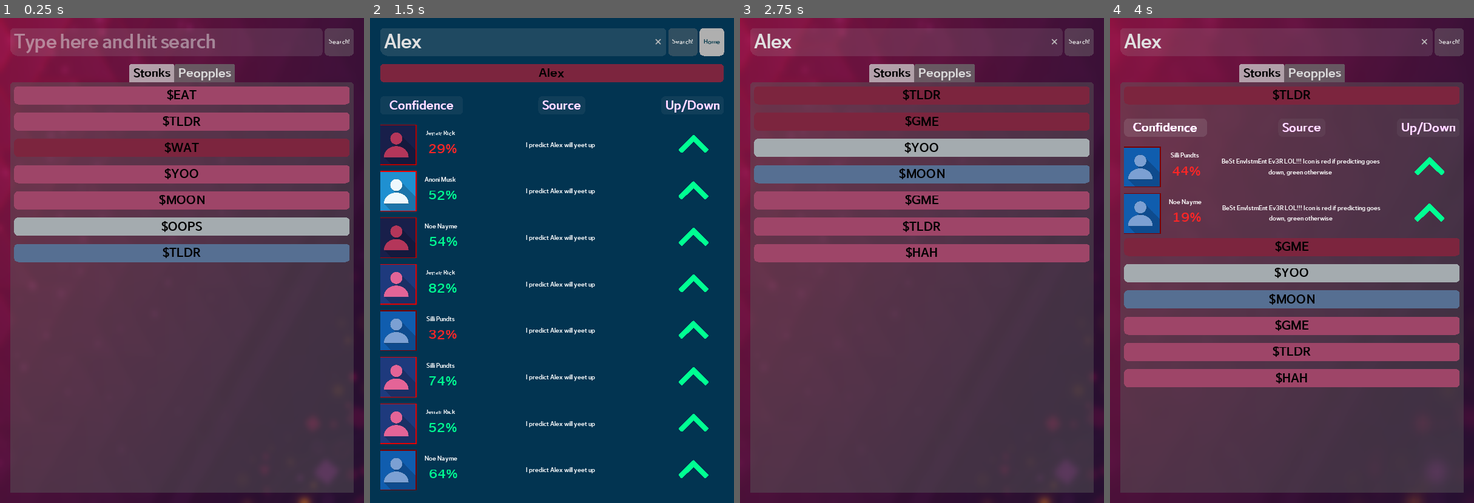
Above: before the commit, frames 1-4 (left to right).
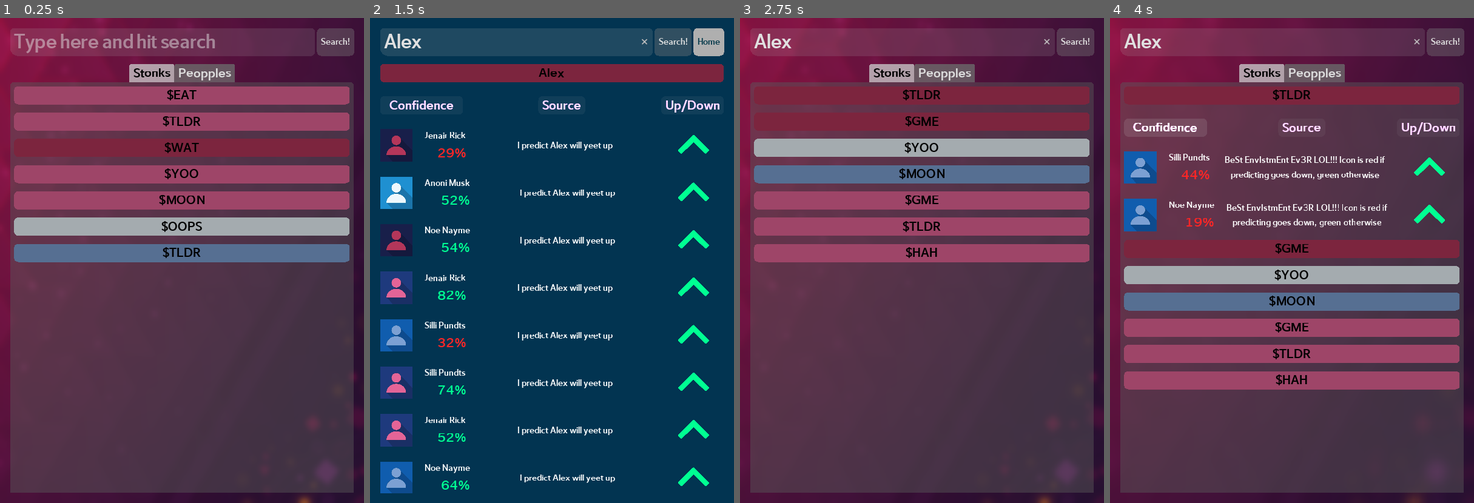
Above: after the commit, the same moments.

Repository: Hackathons-Other/AARC
Game: Godot game, scene res://Scene/Home.tscn
Two runs of this game, one before a commit and one after it. Both use one fixed random seed, a clock stepped at 60 frames per second and the inputs below.
Inputs (mouse positions are in pixels of both pictures, inside the frame that each line leads up to):
- Up to frame 1 (0.25 s): no input
- Up to frame 2 (1.5 s): click (537, 42) at 0.52 s; type "Alex" at 0.6 s; click "Search!" at 1.25 s
- Up to frame 3 (2.75 s): click "Home" at 2 s
- Up to frame 4 (4 s): click "$TLDR" at 2.75 s; click "Confidence" at 3.5 s

The runs differ from the first frame. In frame 1, 0.1% of the frame differs, in the area x 85-98%, y 2-8%; in frame 2, 8.4%, in the area x 2-97%, y 2-98%; in frame 3, 0.2%; in frame 4, 7.9%.

Commit message:
Update theme

Diff:
--- a/DeMythyfi_App/Font/Typori_Paragraph.tres
+++ b/DeMythyfi_App/Font/Typori_Paragraph.tres
@@ -3,4 +3,5 @@
 [ext_resource path="res://Font/LTBulletin-Medium.ttf" type="DynamicFontData" id=1]
 
 [resource]
+size = 22
 font_data = ExtResource( 1 )
--- a/DeMythyfi_App/Refactor/Home.tscn
+++ b/DeMythyfi_App/Refactor/Home.tscn
@@ -97,14 +97,14 @@
 
 [node name="Stonks" type="VBoxContainer" parent="Body/TabContainer/Stonks"]
 margin_right = 664.0
-margin_bottom = 2098.0
+margin_bottom = 2140.0
 size_flags_horizontal = 3
 size_flags_vertical = 3
 custom_constants/separation = 16
 
 [node name="MarginContainer" type="VBoxContainer" parent="Body/TabContainer/Stonks/Stonks" instance=ExtResource( 7 )]
 margin_right = 664.0
-margin_bottom = 286.0
+margin_bottom = 292.0
 theme = ExtResource( 4 )
 custom_constants/separation = 28
 script = ExtResource( 2 )
@@ -113,9 +113,9 @@
 }
 
 [node name="MarginContainer2" type="VBoxContainer" parent="Body/TabContainer/Stonks/Stonks" instance=ExtResource( 7 )]
-margin_top = 302.0
+margin_top = 308.0
 margin_right = 664.0
-margin_bottom = 588.0
+margin_bottom = 600.0
 theme = ExtResource( 4 )
 custom_constants/separation = 28
 script = ExtResource( 2 )
@@ -124,9 +124,9 @@
 }
 
 [node name="MarginContainer3" type="VBoxContainer" parent="Body/TabContainer/Stonks/Stonks" instance=ExtResource( 7 )]
-margin_top = 604.0
+margin_top = 616.0
 margin_right = 664.0
-margin_bottom = 890.0
+margin_bottom = 908.0
 theme = ExtResource( 4 )
 custom_constants/separation = 28
 script = ExtResource( 2 )
@@ -135,9 +135,9 @@
 }
 
 [node name="MarginContainer4" type="VBoxContainer" parent="Body/TabContainer/Stonks/Stonks" instance=ExtResource( 7 )]
-margin_top = 906.0
+margin_top = 924.0
 margin_right = 664.0
-margin_bottom = 1192.0
+margin_bottom = 1216.0
 theme = ExtResource( 4 )
 custom_constants/separation = 28
 script = ExtResource( 2 )
@@ -146,9 +146,9 @@
 }
 
 [node name="MarginContainer5" type="VBoxContainer" parent="Body/TabContainer/Stonks/Stonks" instance=ExtResource( 7 )]
-margin_top = 1208.0
+margin_top = 1232.0
 margin_right = 664.0
-margin_bottom = 1494.0
+margin_bottom = 1524.0
 theme = ExtResource( 4 )
 custom_constants/separation = 28
 script = ExtResource( 2 )
@@ -157,9 +157,9 @@
 }
 
 [node name="MarginContainer6" type="VBoxContainer" parent="Body/TabContainer/Stonks/Stonks" instance=ExtResource( 7 )]
-margin_top = 1510.0
+margin_top = 1540.0
 margin_right = 664.0
-margin_bottom = 1796.0
+margin_bottom = 1832.0
 theme = ExtResource( 4 )
 custom_constants/separation = 28
 script = ExtResource( 2 )
@@ -168,9 +168,9 @@
 }
 
 [node name="MarginContainer7" type="VBoxContainer" parent="Body/TabContainer/Stonks/Stonks" instance=ExtResource( 7 )]
-margin_top = 1812.0
+margin_top = 1848.0
 margin_right = 664.0
-margin_bottom = 2098.0
+margin_bottom = 2140.0
 theme = ExtResource( 4 )
 custom_constants/separation = 28
 script = ExtResource( 2 )
--- /dev/null
+++ b/DeMythyfi_App/Scene/Header.gd
@@ -0,0 +1,6 @@
+extends HBoxContainer
+
+signal sort_confidence
+
+func _on_Confidence_button_up():
+	emit_signal("sort_confidence")
--- a/DeMythyfi_App/Scene/Header.tscn
+++ b/DeMythyfi_App/Scene/Header.tscn
@@ -1,4 +1,6 @@
-[gd_scene load_steps=5 format=2]
+[gd_scene load_steps=6 format=2]
+
+[ext_resource path="res://Scene/Header.gd" type="Script" id=1]
 
 [sub_resource type="StyleBoxFlat" id=1]
 content_margin_left = 8.0
@@ -44,6 +46,7 @@
 margin_top = 55.0
 margin_right = 680.0
 margin_bottom = 94.0
+script = ExtResource( 1 )
 __meta__ = {
 "_edit_use_anchors_": false
 }
@@ -111,3 +114,4 @@
 custom_colors/font_color_hover = Color( 2.03, 1.35, 2.25, 1 )
 text = "Up/Down"
 align = 2
+[connection signal="button_up" from="Label/Confidence" to="." method="_on_Confidence_button_up"]
--- a/DeMythyfi_App/Scene/Home.tscn
+++ b/DeMythyfi_App/Scene/Home.tscn
@@ -107,7 +107,7 @@
 
 [node name="Stonks" type="VBoxContainer" parent="Home/Body/TabContainer/Stonks"]
 margin_right = 664.0
-margin_bottom = 2098.0
+margin_bottom = 2140.0
 size_flags_horizontal = 3
 size_flags_vertical = 3
 custom_constants/separation = 16
@@ -115,37 +115,37 @@
 [node name="MarginContainer" parent="Home/Body/TabContainer/Stonks/Stonks" instance=ExtResource( 4 )]
 margin_top = 0.0
 margin_right = 664.0
-margin_bottom = 286.0
+margin_bottom = 292.0
 
 [node name="MarginContainer2" parent="Home/Body/TabContainer/Stonks/Stonks" instance=ExtResource( 4 )]
-margin_top = 302.0
+margin_top = 308.0
 margin_right = 664.0
-margin_bottom = 588.0
+margin_bottom = 600.0
 
 [node name="MarginContainer3" parent="Home/Body/TabContainer/Stonks/Stonks" instance=ExtResource( 4 )]
-margin_top = 604.0
+margin_top = 616.0
 margin_right = 664.0
-margin_bottom = 890.0
+margin_bottom = 908.0
 
 [node name="MarginContainer4" parent="Home/Body/TabContainer/Stonks/Stonks" instance=ExtResource( 4 )]
-margin_top = 906.0
+margin_top = 924.0
 margin_right = 664.0
-margin_bottom = 1192.0
+margin_bottom = 1216.0
 
 [node name="MarginContainer5" parent="Home/Body/TabContainer/Stonks/Stonks" instance=ExtResource( 4 )]
-margin_top = 1208.0
+margin_top = 1232.0
 margin_right = 664.0
-margin_bottom = 1494.0
+margin_bottom = 1524.0
 
 [node name="MarginContainer6" parent="Home/Body/TabContainer/Stonks/Stonks" instance=ExtResource( 4 )]
-margin_top = 1510.0
+margin_top = 1540.0
 margin_right = 664.0
-margin_bottom = 1796.0
+margin_bottom = 1832.0
 
 [node name="MarginContainer7" parent="Home/Body/TabContainer/Stonks/Stonks" instance=ExtResource( 4 )]
-margin_top = 1812.0
+margin_top = 1848.0
 margin_right = 664.0
-margin_bottom = 2098.0
+margin_bottom = 2140.0
 
 [node name="Peopples" type="VBoxContainer" parent="Home/Body/TabContainer"]
 visible = false
--- a/DeMythyfi_App/Scene/Home/Field.tscn
+++ b/DeMythyfi_App/Scene/Home/Field.tscn
@@ -1,82 +1,10 @@
-[gd_scene load_steps=8 format=2]
+[gd_scene load_steps=6 format=2]
 
 [ext_resource path="res://Img/external-content.duckduckgo.com.jpg" type="Texture" id=1]
 [ext_resource path="res://Font/Typori_Paragraph.tres" type="DynamicFont" id=2]
 [ext_resource path="res://Scene/Home/Field.gd" type="Script" id=3]
 [ext_resource path="res://Font/Typori_Reg.tres" type="DynamicFont" id=4]
 [ext_resource path="res://Img/icon.png" type="Texture" id=5]
-
-[sub_resource type="Shader" id=1]
-code = "shader_type canvas_item;
-
-uniform vec4 color : hint_color = vec4(1.0);
-uniform float width : hint_range(0, 10) = 1.0;
-uniform int pattern : hint_range(0, 2) = 0; // diamond, circle, square
-uniform bool inside = false;
-uniform bool add_margins = true; // only useful when inside is false
-
-void vertex() {
-	if (add_margins) {
-		VERTEX += (UV * 2.0 - 1.0) * width;
-	}
-}
-
-bool hasContraryNeighbour(vec2 uv, vec2 texture_pixel_size, sampler2D texture) {
-	for (float i = -ceil(width); i <= ceil(width); i++) {
-		float x = abs(i) > width ? width * sign(i) : i;
-		float offset;
-
-		if (pattern == 0) {
-			offset = width - abs(x);
-		} else if (pattern == 1) {
-			offset = floor(sqrt(pow(width + 0.5, 2) - x * x));
-		} else if (pattern == 2) {
-			offset = width;
-		}
-
-		for (float j = -ceil(offset); j <= ceil(offset); j++) {
-			float y = abs(j) > offset ? offset * sign(j) : j;
-			vec2 xy = uv + texture_pixel_size * vec2(x, y);
-
-			if ((xy != clamp(xy, vec2(0.0), vec2(1.0)) || texture(texture, xy).a == 0.0) == inside) {
-				return true;
-			}
-		}
-	}
-
-	return false;
-}
-
-void fragment() {
-	vec2 uv = UV;
-
-	if (add_margins) {
-		vec2 texture_pixel_size = vec2(1.0) / (vec2(1.0) / TEXTURE_PIXEL_SIZE + vec2(width * 2.0));
-
-		uv = (uv - texture_pixel_size * width) * TEXTURE_PIXEL_SIZE / texture_pixel_size;
-
-		if (uv != clamp(uv, vec2(0.0), vec2(1.0))) {
-			COLOR.a = 0.0;
-		} else {
-			COLOR = texture(TEXTURE, uv);
-		}
-	} else {
-		COLOR = texture(TEXTURE, uv);
-	}
-
-	if ((COLOR.a > 0.0) == inside && hasContraryNeighbour(uv, TEXTURE_PIXEL_SIZE, TEXTURE)) {
-		COLOR.rgb = inside ? mix(COLOR.rgb, color.rgb, color.a) : color.rgb;
-		COLOR.a += (1.0 - COLOR.a) * color.a;
-	}
-}"
-
-[sub_resource type="ShaderMaterial" id=2]
-shader = SubResource( 1 )
-shader_param/color = Color( 1, 0, 0, 1 )
-shader_param/width = 10.0
-shader_param/pattern = 0
-shader_param/inside = true
-shader_param/add_margins = true
 
 [node name="Field" type="HBoxContainer"]
 margin_left = 10.0
@@ -96,7 +24,6 @@
 custom_constants/separation = 24
 
 [node name="Icon" type="TextureRect" parent="CenterContainer"]
-material = SubResource( 2 )
 margin_right = 64.0
 margin_bottom = 200.0
 rect_min_size = Vector2( 64, 64 )
@@ -118,7 +45,7 @@
 
 [node name="Name" type="Label" parent="CenterContainer/Profile"]
 margin_right = 76.0
-margin_bottom = 20.0
+margin_bottom = 26.0
 size_flags_horizontal = 5
 size_flags_vertical = 0
 custom_fonts/font = ExtResource( 2 )
@@ -131,9 +58,9 @@
 
 [node name="Percent" type="Label" parent="CenterContainer/Profile"]
 modulate = Color( 0, 1, 0.576471, 1 )
-margin_top = 24.0
+margin_top = 30.0
 margin_right = 76.0
-margin_bottom = 63.0
+margin_bottom = 67.0
 hint_tooltip = "Clicking will take you to how we calculated this score (stats)"
 mouse_filter = 1
 mouse_default_cursor_shape = 16
--- a/DeMythyfi_App/Scene/Home/Topic.gd
+++ b/DeMythyfi_App/Scene/Home/Topic.gd
@@ -38,7 +38,7 @@
 				child.hide()
 
 
-func _on_Confidence_button_up():
+func sort_confidence():
 	var i := 0
 	if descending:
 		confidences.sort_custom(CustomSort, "sort_descending")
--- a/DeMythyfi_App/Scene/Home/Topic.tscn
+++ b/DeMythyfi_App/Scene/Home/Topic.tscn
@@ -33,39 +33,33 @@
 margin_left = 0.0
 margin_top = 130.0
 margin_right = 680.0
-margin_bottom = 194.0
+margin_bottom = 197.0
 
 [node name="CenterContainer" parent="Field" index="0"]
-margin_bottom = 64.0
+margin_bottom = 67.0
 
 [node name="Icon" parent="Field/CenterContainer" index="0"]
-margin_bottom = 64.0
+margin_bottom = 67.0
 
 [node name="Profile" parent="Field/CenterContainer" index="1"]
-margin_bottom = 64.0
-
-[node name="Name" parent="Field/CenterContainer/Profile" index="0"]
-margin_bottom = 19.0
-
-[node name="Percent" parent="Field/CenterContainer/Profile" index="1"]
-margin_top = 23.0
-margin_bottom = 60.0
+margin_bottom = 67.0
 
 [node name="Quotes" parent="Field" index="1"]
 margin_right = 536.0
-margin_bottom = 64.0
+margin_bottom = 67.0
 
 [node name="Direction" parent="Field" index="2"]
 margin_left = 560.0
 margin_right = 680.0
-margin_bottom = 64.0
+margin_bottom = 67.0
 
 [node name="Field2" parent="." instance=ExtResource( 3 )]
 margin_left = 0.0
-margin_top = 222.0
+margin_top = 225.0
 margin_right = 680.0
-margin_bottom = 286.0
+margin_bottom = 292.0
 [connection signal="tween_completed" from="Tween" to="." method="_on_Tween_tween_completed"]
 [connection signal="button_down" from="Toggle" to="." method="_on_Toggle_button_down"]
+[connection signal="sort_confidence" from="Header" to="." method="sort_confidence"]
 
 [editable path="Field"]
--- a/DeMythyfi_App/Scene/SearchBar.tscn
+++ b/DeMythyfi_App/Scene/SearchBar.tscn
@@ -38,7 +38,7 @@
 }
 
 [node name="Margin" type="MarginContainer" parent="."]
-margin_right = 618.0
+margin_right = 603.0
 margin_bottom = 58.0
 mouse_filter = 1
 size_flags_horizontal = 3
@@ -46,7 +46,7 @@
 
 [node name="TextureRect" type="TextureRect" parent="Margin"]
 material = ExtResource( 3 )
-margin_right = 618.0
+margin_right = 603.0
 margin_bottom = 58.0
 size_flags_horizontal = 3
 size_flags_vertical = 3
@@ -55,7 +55,7 @@
 expand = true
 
 [node name="TextEdit" type="LineEdit" parent="Margin"]
-margin_right = 618.0
+margin_right = 603.0
 margin_bottom = 58.0
 size_flags_horizontal = 3
 custom_fonts/font = ExtResource( 1 )
@@ -68,7 +68,7 @@
 }
 
 [node name="Search" type="Button" parent="."]
-margin_left = 622.0
+margin_left = 607.0
 margin_right = 680.0
 margin_bottom = 58.0
 mouse_default_cursor_shape = 2
--- /dev/null
+++ b/DeMythyfi_App/Shader/Outline.tres
@@ -0,0 +1,11 @@
+[gd_resource type="ShaderMaterial" load_steps=2 format=2]
+
+[ext_resource path="res://Shader/OutlineShader.shader" type="Shader" id=1]
+
+[resource]
+shader = ExtResource( 1 )
+shader_param/color = Color( 1, 0, 0, 1 )
+shader_param/width = 10.0
+shader_param/pattern = 0
+shader_param/inside = true
+shader_param/add_margins = true
--- /dev/null
+++ b/DeMythyfi_App/Shader/OutlineShader.shader
@@ -0,0 +1,62 @@
+shader_type canvas_item;
+
+uniform vec4 color : hint_color = vec4(1.0);
+uniform float width : hint_range(0, 10) = 1.0;
+uniform int pattern : hint_range(0, 2) = 0; // diamond, circle, square
+uniform bool inside = false;
+uniform bool add_margins = true; // only useful when inside is false
+
+void vertex() {
+	if (add_margins) {
+		VERTEX += (UV * 2.0 - 1.0) * width;
+	}
+}
+
+bool hasContraryNeighbour(vec2 uv, vec2 texture_pixel_size, sampler2D texture) {
+	for (float i = -ceil(width); i <= ceil(width); i++) {
+		float x = abs(i) > width ? width * sign(i) : i;
+		float offset;
+
+		if (pattern == 0) {
+			offset = width - abs(x);
+		} else if (pattern == 1) {
+			offset = floor(sqrt(pow(width + 0.5, 2) - x * x));
+		} else if (pattern == 2) {
+			offset = width;
+		}
+
+		for (float j = -ceil(offset); j <= ceil(offset); j++) {
+			float y = abs(j) > offset ? offset * sign(j) : j;
+			vec2 xy = uv + texture_pixel_size * vec2(x, y);
+
+			if ((xy != clamp(xy, vec2(0.0), vec2(1.0)) || texture(texture, xy).a == 0.0) == inside) {
+				return true;
+			}
+		}
+	}
+
+	return false;
+}
+
+void fragment() {
+	vec2 uv = UV;
+
+	if (add_margins) {
+		vec2 texture_pixel_size = vec2(1.0) / (vec2(1.0) / TEXTURE_PIXEL_SIZE + vec2(width * 2.0));
+
+		uv = (uv - texture_pixel_size * width) * TEXTURE_PIXEL_SIZE / texture_pixel_size;
+
+		if (uv != clamp(uv, vec2(0.0), vec2(1.0))) {
+			COLOR.a = 0.0;
+		} else {
+			COLOR = texture(TEXTURE, uv);
+		}
+	} else {
+		COLOR = texture(TEXTURE, uv);
+	}
+
+	if ((COLOR.a > 0.0) == inside && hasContraryNeighbour(uv, TEXTURE_PIXEL_SIZE, TEXTURE)) {
+		COLOR.rgb = inside ? mix(COLOR.rgb, color.rgb, color.a) : color.rgb;
+		COLOR.a += (1.0 - COLOR.a) * color.a;
+	}
+}
Not shown, changed: docs/index.pck
